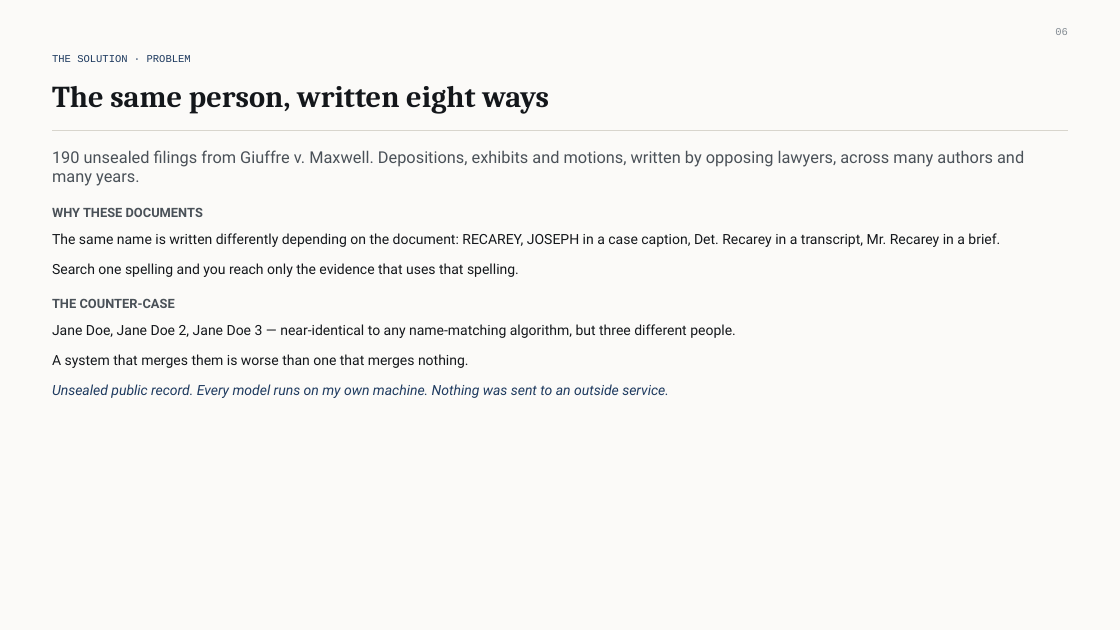
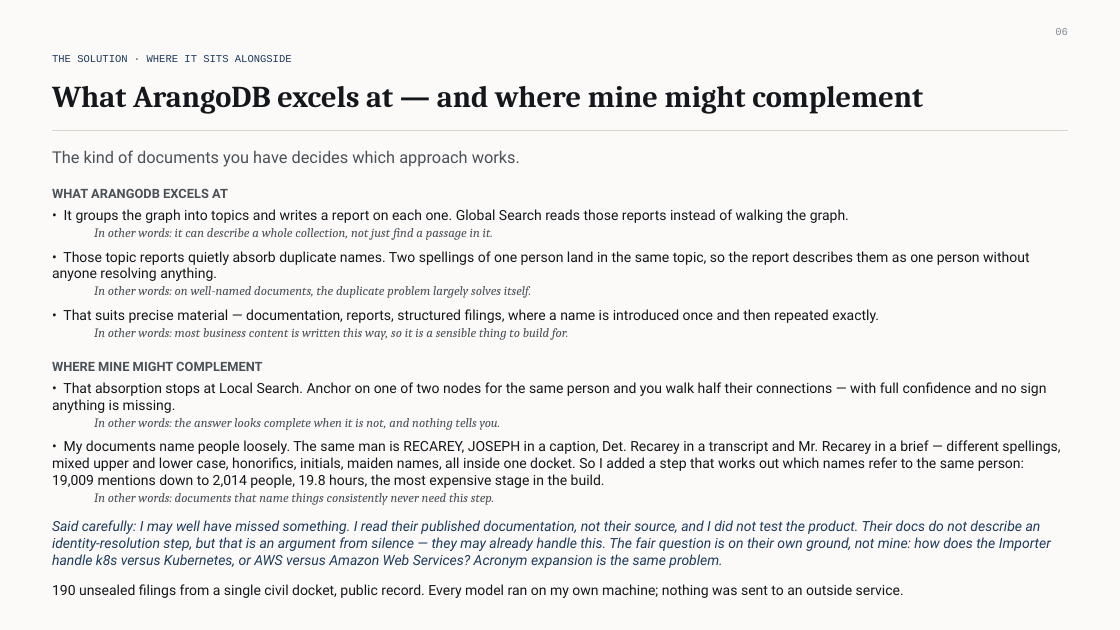
Before and after one commit to extempore66/graph-rag-llm-legal-docs, a slide deck: slide 7 of presos/Graph_RAG_Interview_Deck.pptx. Drawn at 1120x630 pixels with LibreOffice and Linux fonts; fonts in the diff are those of the drawing. Boxes give left, top, right and bottom in pixels: in the first picture for what was removed or moved away, otherwise in the second. Text is boxed around its words. In the diff, an @@ line names an element or a change of style, - is before the commit and + after.

```diff
--- a/presos/Graph_RAG_Interview_Deck.pptx
+++ b/presos/Graph_RAG_Interview_Deck.pptx
@@ text at (52,55,292,62): text changed @@
-THE SOLUTION · PROBLEM
+THE SOLUTION · WHERE IT SITS ALONGSIDE
@@ text at (52,86,923,114): text changed @@
-The same person, written eight ways
+What ArangoDB excels at — and where mine might complement
@@ text at (52,150,1060,598): text changed @@
-190 unsealed filings from Giuffre v. Maxwell. Depositions, exhibits and motions, written by opposing lawyers, across many authors and many years.
-WHY THESE DOCUMENTS
-The same name is written differently depending on the document: RECAREY, JOSEPH in a case caption, Det. Recarey in a transcript, Mr. Recarey in a brief.
-Search one spelling and you reach only the evidence that uses that spelling.
-THE COUNTER-CASE
-Jane Doe, Jane Doe 2, Jane Doe 3 — near-identical to any name-matching algorithm, but three different people.
-A system that merges them is worse than one that merges nothing.
-Unsealed public record. Every model runs on my own machine. Nothing was sent to an outside service.
+The kind of documents you have decides which approach works.
+WHAT ARANGODB EXCELS AT
+• It groups the graph into topics and writes a report on each one. Global Search reads those reports instead of walking the graph.
+  In other words: it can describe a whole collection, not just find a passage in it.
+• Those topic reports quietly absorb duplicate names. Two spellings of one person land in the same topic, so the report describes them as one person without anyone resolving anything.
+  In other words: on well-named documents, the duplicate problem largely solves itself.
+• That suits precise material — documentation, reports, structured filings, where a name is introduced once and then repeated exactly.
+  In other words: most business content is written this way, so it is a sensible thing to build for.
+WHERE MINE MIGHT COMPLEMENT
+• That absorption stops at Local Search. Anchor on one of two nodes for the same person and you walk half their connections — with full confidence and no sign anything is missing.
+  In other words: the answer looks complete when it is not, and nothing tells you.
+• My documents name people loosely. The same man is RECAREY, JOSEPH in a caption, Det. Recarey in a transcript and Mr. Recarey in a brief — different spellings, mixed upper and lower case, honorifics, initials, maiden names, all inside one docket. So I added a step that works out which names refer to the same person: 19,009 mentions down to 2,014 people, 19.8 hours, the most expensive stage in the build.
+  In other words: documents that name things consistently never need this step.
+Said carefully: I may well have missed something. I read their published documentation, not their source, and I did not test the product. Their docs do not describe an identity-resolution step, but that is an argument from silence — they may already handle this. The fair question is on their own ground, not mine: how does the Importer handle k8s versus Kubernetes, or AWS versus Amazon Web Services? Acronym expansion is the same problem.
+190 unsealed filings from a single civil docket, public record. Every model ran on my own machine; nothing was sent to an outside service.
```
Also in this commit, not shown: 8 other slides changed, 2 slides removed, 2 other files.
